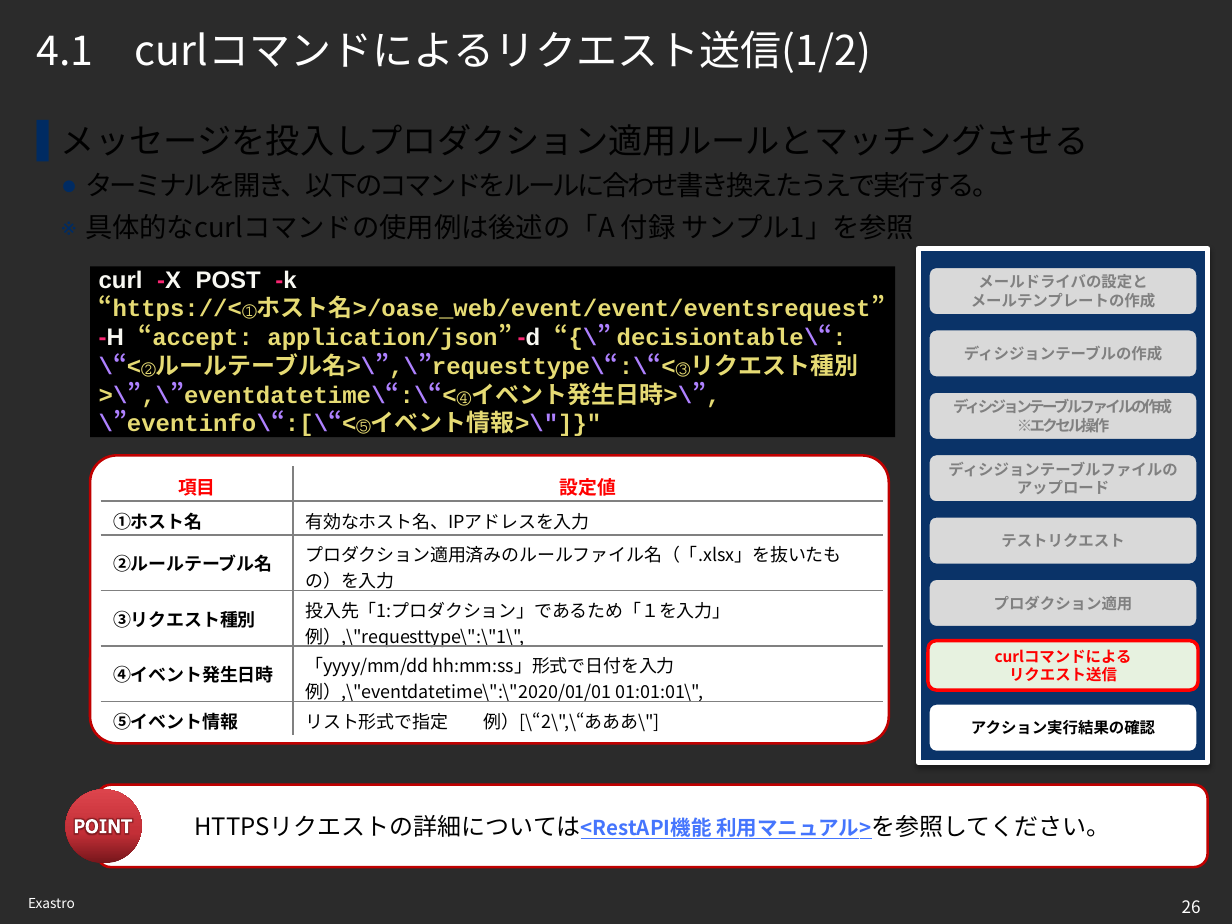
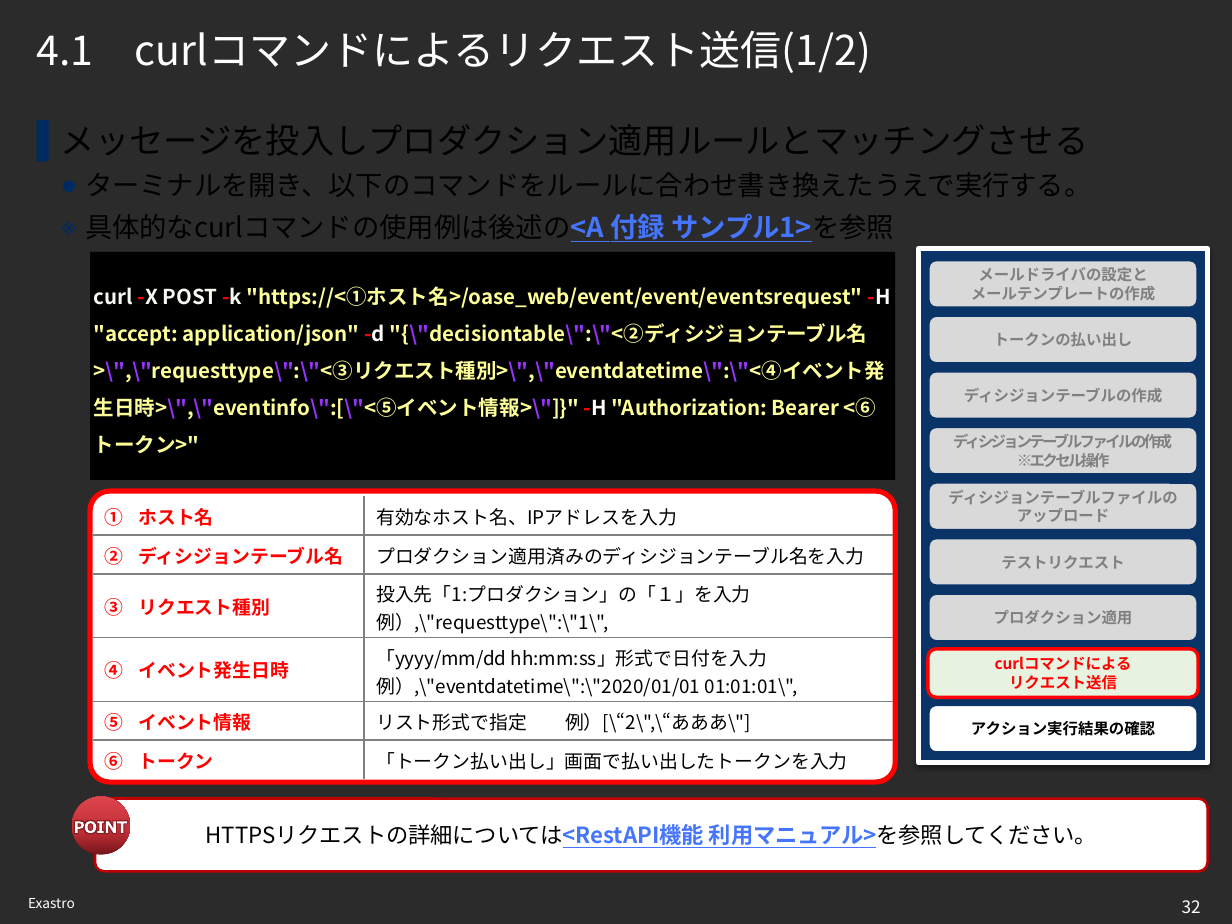
Before and after one commit to exastro-suite/oase-docs, a slide deck: slide 32 of asset/Learn_ja/OASE-quickstart_ja.pptx (slide 26 before the commit). Drawn at 1232x924 pixels with LibreOffice and Linux fonts; fonts in the diff are those of the drawing; background and template pictures are left out; a plain dark background stands for a picture behind light text. Boxes give left, top, right and bottom in pixels: in the first picture for what was removed or moved away, otherwise in the second. Text is boxed around its words. In the diff, an @@ line names an element or a change of style, - is before the commit and + after.

```diff
--- a/asset/Learn_ja/OASE-quickstart_ja.pptx
+++ b/asset/Learn_ja/OASE-quickstart_ja.pptx
@@ text at (85, 172, 1092, 197): letter spacing -1.5 to 0 pt in "ターミナルを開き、以下のコマンドをルールに合わせ書き換えたうえで実行する。" @@
@@ text at (85, 213, 894, 242): text changed @@
-  ※ 具体的なcurlコマンドの使用例は後述の「A 付録 サンプル1」を参照
+  ※ 具体的なcurlコマンドの使用例は後述の<A 付録 サンプル1>を参照
@@ rectangle: place and size @@
-rectangle at (90, 266, 896, 437)
+rectangle at (90, 253, 896, 480)
@@ rounded rectangle "メールドライバの設定と": place and size @@
-rounded rectangle "メールドライバの設定と" at (928, 266, 1198, 315)
+rounded rectangle "メールドライバの設定と" at (928, 260, 1198, 308)
@@ text at (94, 286, 891, 419): text changed; size 14 to 12 pt; font Courier New to Noto Sans CJK JP; text colour #E6DB74 to #FFFF99 @@
-curl -X POST -k “https://<①ホスト名>/oase_web/event/event/eventsrequest” -H “accept: application/json” -d “{\” decisiontable\“:\“<②ルールテーブル名>\”,\”requesttype\“:\“<③リクエスト種別>\”,\”eventdatetime\“:\“<④イベント発生日時>\”,\”eventinfo\“:[\“<⑤イベント情報>\"]}"
+curl -X POST -k "https://<①ホスト名>/oase_web/event/event/eventsrequest" -H "accept: application/json" -d "{\"decisiontable\":\"<②ディシジョンテーブル名>\",\"requesttype\":\"<③リクエスト種別>\",\"eventdatetime\":\"<④イベント発生日時>\",\"eventinfo\":[\"<⑤イベント情報>\"]}" -H "Authorization: Bearer <⑥トークン>"
@@ rounded rectangle added at (928, 315, 1198, 363), fill #D9D9D9, outline #0A3368 2 pt, 9 pt, text #808080, bold @@
+トークンの払い出し
@@ rounded rectangle "ディシジョンテーブルの作成": place and size @@
-rounded rectangle "ディシジョンテーブルの作成" at (928, 329, 1198, 378)
+rounded rectangle "ディシジョンテーブルの作成" at (928, 371, 1198, 419)
@@ rounded rectangle "ディシジョンテーブルファイルの作成": place and size @@
-rounded rectangle "ディシジョンテーブルファイルの作成" at (928, 391, 1198, 440)
+rounded rectangle "ディシジョンテーブルファイルの作成" at (928, 426, 1198, 474)
@@ rounded rectangle: place and size @@
-rounded rectangle at (90, 456, 888, 744)
+rounded rectangle at (90, 492, 896, 782)
@@ rounded rectangle at (90, 492, 896, 782): outline #C00000 1.5 pt to #FF0000 3 pt; proportions changed @@
@@ table at (92, 496, 893, 780) @@
-column 1: 項目 | ①ホスト名 | ②ルールテーブル名 | ③リクエスト種別 | ④イベント発生日時 | ⑤イベント情報
-column 2: 設定値 | 有効なホスト名、IPアドレスを入力 | プロダクション適用済みのルールファイル名（「.xlsx」を抜いたもの）を入力 | 投入先「1:プロダクション」であるため「１を入力」 / 例）,\"requesttype\":\"1\", | 「yyyy/mm/dd hh:mm:ss」形式で日付を入力 / 例）,\"eventdatetime\":\"2020/01/01 01:01:01\", | リスト形式で指定 例）[\“2\",\“あああ\"]
+column 1: ① | ② | ③ | ④ | ⑤ | ⑥
+column 2: ホスト名 | ディシジョンテーブル名 | リクエスト種別 | イベント発生日時 | イベント情報 | トークン
+column 3: 有効なホスト名、IPアドレスを入力 | プロダクション適用済みのディシジョンテーブル名を入力 | 投入先「1:プロダクション」の「１」を入力 / 例）,\"requesttype\":\"1\", | 「yyyy/mm/dd hh:mm:ss」形式で日付を入力 / 例）,\"eventdatetime\":\"2020/01/01 01:01:01\", | リスト形式で指定 例）[\“2\",\“あああ\"] | 「トークン払い出し」画面で払い出したトークンを入力
@@ table: place and size @@
-table at (101, 466, 883, 736)
+table at (92, 496, 893, 780)
@@ rounded rectangle "ディシジョンテーブルファイルの": place and size @@
-rounded rectangle "ディシジョンテーブルファイルの" at (928, 453, 1198, 503)
+rounded rectangle "ディシジョンテーブルファイルの" at (928, 482, 1198, 530)
@@ rounded rectangle "テストリクエスト": place and size @@
-rounded rectangle "テストリクエスト" at (928, 516, 1198, 565)
+rounded rectangle "テストリクエスト" at (928, 537, 1198, 585)
@@ rounded rectangle "プロダクション適用": place and size @@
-rounded rectangle "プロダクション適用" at (928, 578, 1198, 627)
+rounded rectangle "プロダクション適用" at (928, 594, 1198, 642)
@@ rounded rectangle "curlコマンドによる": place and size @@
-rounded rectangle "curlコマンドによる" at (928, 641, 1198, 690)
+rounded rectangle "curlコマンドによる" at (928, 649, 1198, 697)
@@ ellipse: place and size @@
-ellipse at (65, 790, 142, 864)
+ellipse at (71, 796, 129, 854)
@@ rounded rectangle "HTTPSリクエストの詳細については<RestAPI機能 利用マニュアル>を参照してください。": place and size @@
-rounded rectangle "HTTPSリクエストの詳細については<RestAPI機能 利用マニュアル>を参照してください。" at (97, 785, 1207, 867)
+rounded rectangle "HTTPSリクエストの詳細については<RestAPI機能 利用マニュアル>を参照してください。" at (95, 798, 1207, 871)
@@ rounded rectangle "HTTPSリクエストの詳細については<RestAPI機能 利用マニュアル>を参照してください。" at (95, 798, 1207, 871): size 14 to 13 pt, size 12 to 13 pt in "HTTPSリクエストの詳細については<RestAPI機能 利用マニュアル>を参照してください。"; proportions changed @@
@@ freeform shape: place and size @@
-freeform shape at (75, 819, 132, 834)
+freeform shape at (75, 822, 127, 834)
@@ page number at (1182, 900, 1201, 913): text changed @@
-26
+32
```
Also in this commit, not shown: 26 other slides changed, 7 slides added, 1 other file.
